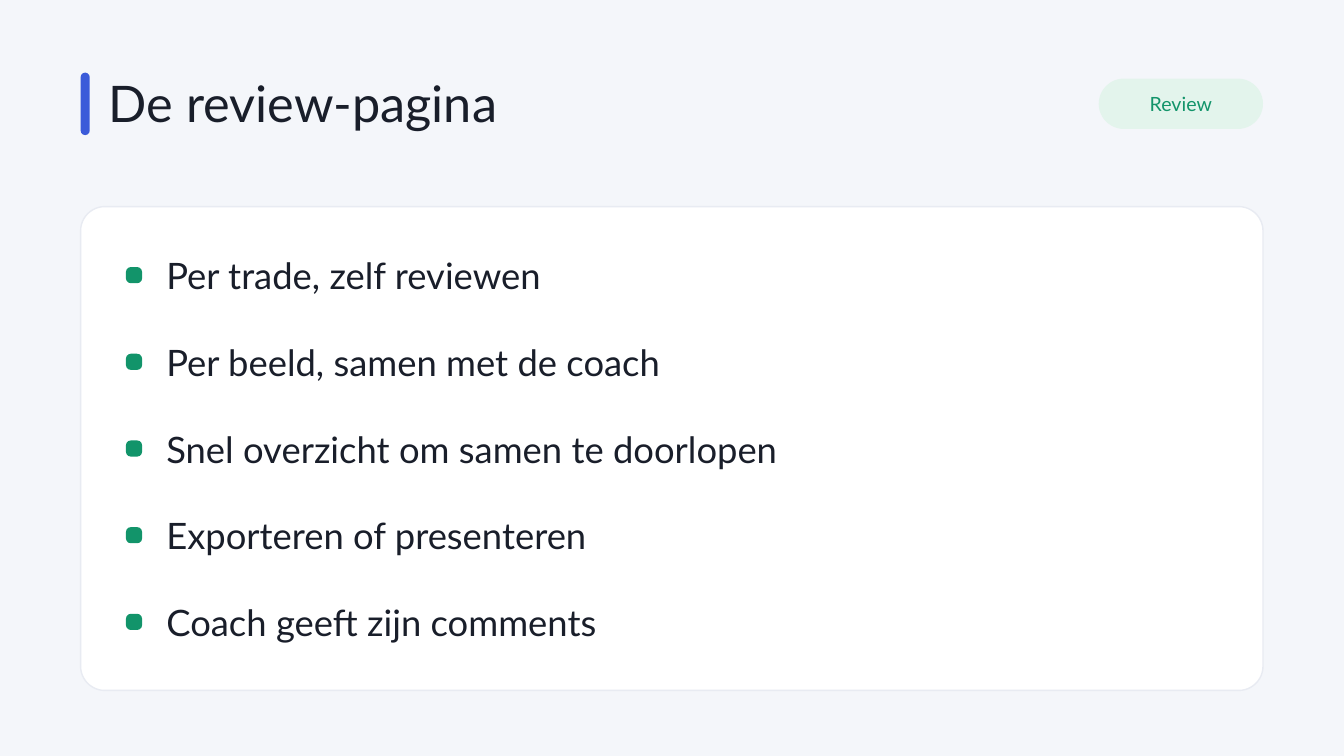
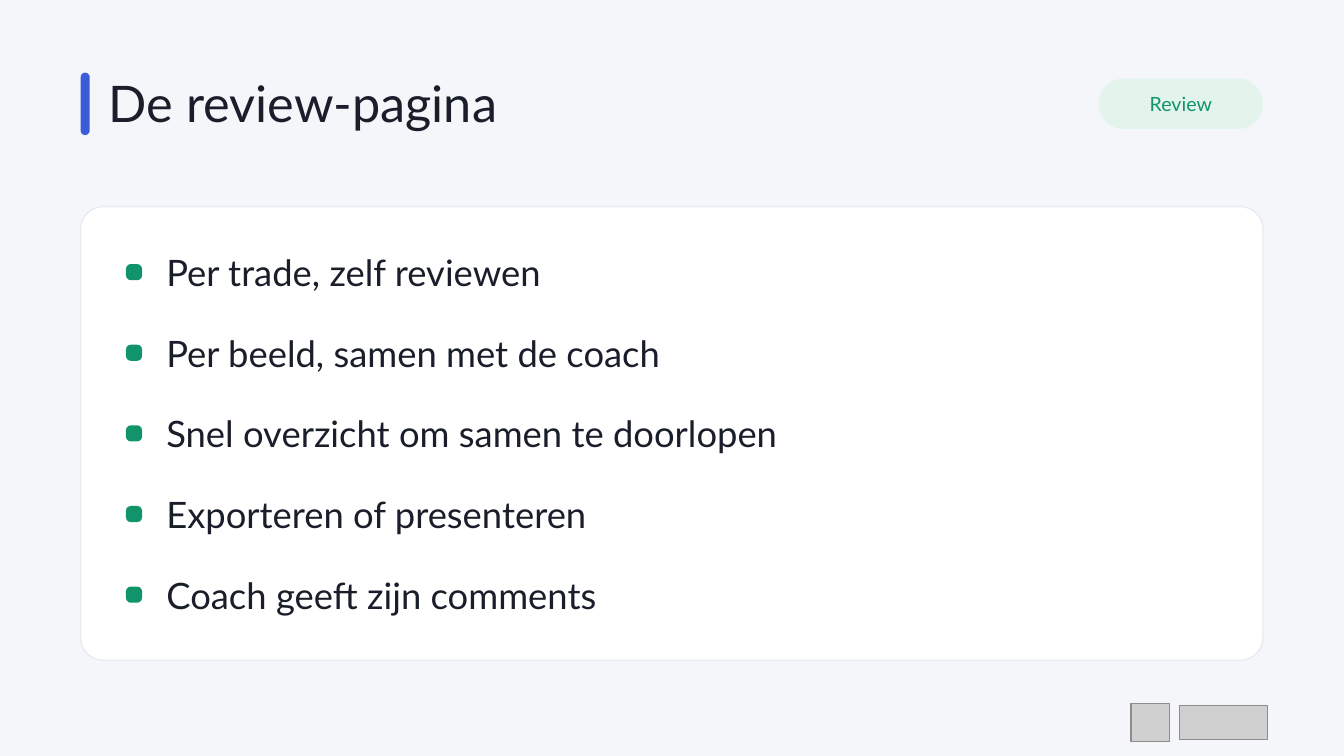
Before and after one commit to ZaratrasJournal/SyncJournal, a slide deck: slide 14 of presentatie/syncjournal-live-event.pptx. Drawn at 1344x756 pixels with LibreOffice and Linux fonts; fonts in the diff are those of the drawing; grey boxes stand for pictures. Boxes give left, top, right and bottom in pixels: in the first picture for what was removed or moved away, otherwise in the second. Text is boxed around its words. In the diff, an @@ line names an element or a change of style, - is before the commit and + after.

```diff
--- a/presentatie/syncjournal-live-event.pptx
+++ b/presentatie/syncjournal-live-event.pptx
@@ rounded rectangle: place and size @@
-rounded rectangle at (81,207,1263,691)
+rounded rectangle at (81,207,1263,660)
@@ text "Per beeld, samen met de ...": place and size @@
-text "Per beeld, samen met de ..." at (166,349,659,381)
+text "Per beeld, samen met de ..." at (166,340,659,372)
@@ rounded rectangle: place and size @@
-rounded rectangle at (126,354,142,370)
+rounded rectangle at (126,345,142,361)
@@ text "Snel overzicht om samen te ...": place and size @@
-text "Snel overzicht om samen te ..." at (166,436,777,470)
+text "Snel overzicht om samen te ..." at (166,420,777,454)
@@ rounded rectangle: place and size @@
-rounded rectangle at (126,441,142,457)
+rounded rectangle at (126,425,142,442)
@@ text "Exporteren of presenteren": place and size @@
-text "Exporteren of presenteren" at (166,522,586,556)
+text "Exporteren of presenteren" at (166,501,586,535)
@@ rounded rectangle: place and size @@
-rounded rectangle at (126,527,142,543)
+rounded rectangle at (126,506,142,522)
@@ text "Coach geeft zijn comments": place and size @@
-text "Coach geeft zijn comments" at (166,609,597,643)
+text "Coach geeft zijn comments" at (166,582,597,616)
@@ rounded rectangle: place and size @@
-rounded rectangle at (126,614,142,630)
+rounded rectangle at (126,587,142,603)
@@ picture added at (1131,704,1170,742) @@
@@ picture added at (1180,706,1267,740) @@
```
Also in this commit, not shown: 15 other slides changed, 3 other files.
